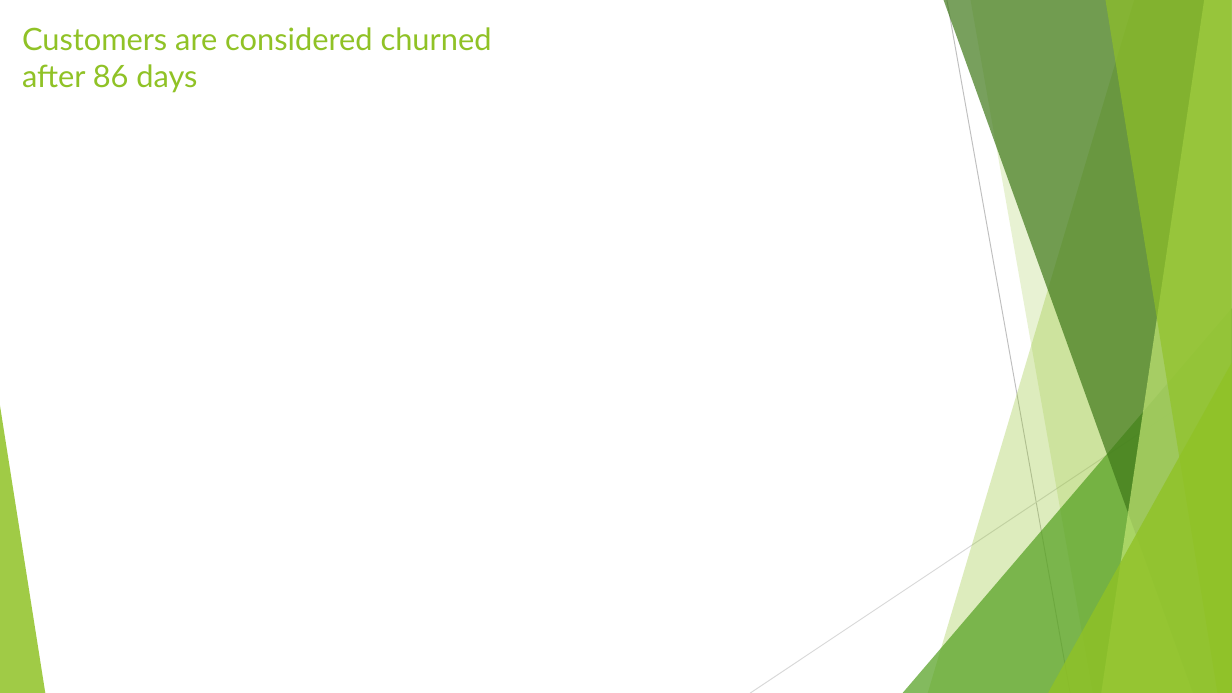
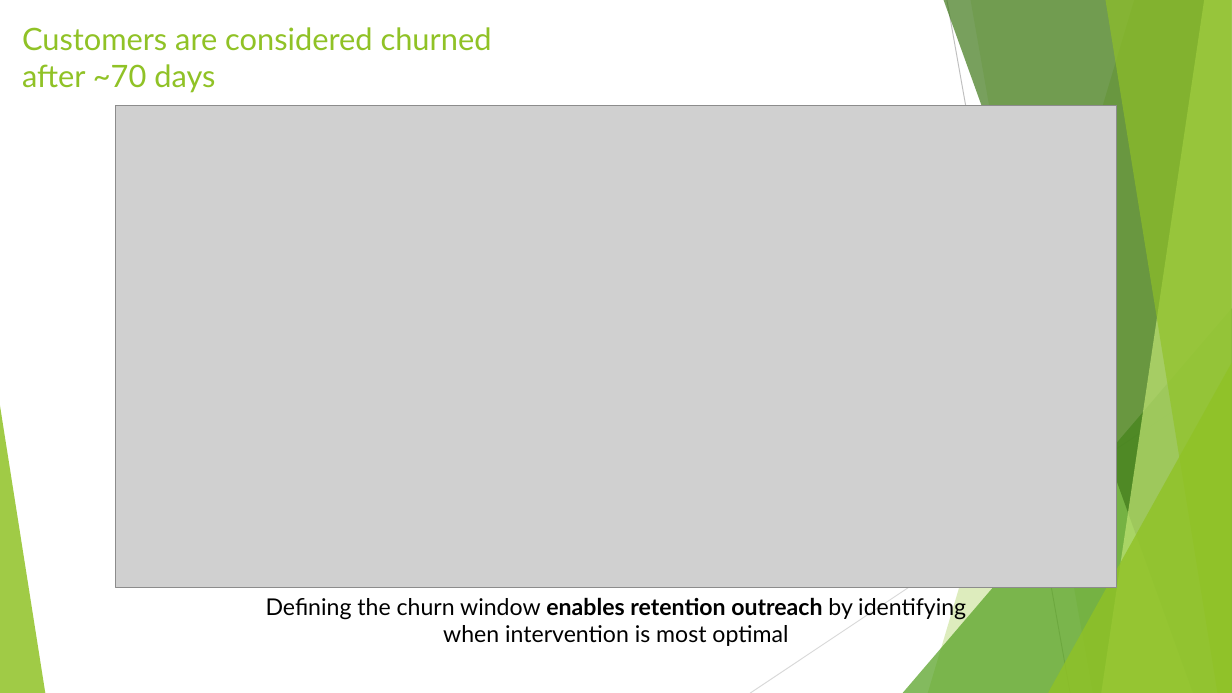
Before and after one commit to hvo7/Customer-Retention-Analysis, a slide deck: slide 6 of Customer Retention Analysis.pptx. Drawn at 1232x693 pixels with LibreOffice and Linux fonts; fonts in the diff are those of the drawing; grey boxes stand for pictures. Boxes give left, top, right and bottom in pixels: in the first picture for what was removed or moved away, otherwise in the second. Text is boxed around its words. In the diff, an @@ line names an element or a change of style, - is before the commit and + after.

Commit message:
Finished Presenting Churn Window, working on using RFM and CHurn to push for action

```diff
--- a/Customer Retention Analysis.pptx
+++ b/Customer Retention Analysis.pptx
@@ title at (22,27,492,93): text changed @@
-Customers are considered churned after 86 days
+Customers are considered churned after ~70 days
@@ picture added at (116,105,1117,587) @@
@@ text added at (266,594,966,646), 18 pt, text #000000 @@
+Defining the churn window enables retention outreach by identifying when intervention is most optimal
```
Also in this commit, not shown: 3 other slides changed, 1 slide added, 14 other files.
